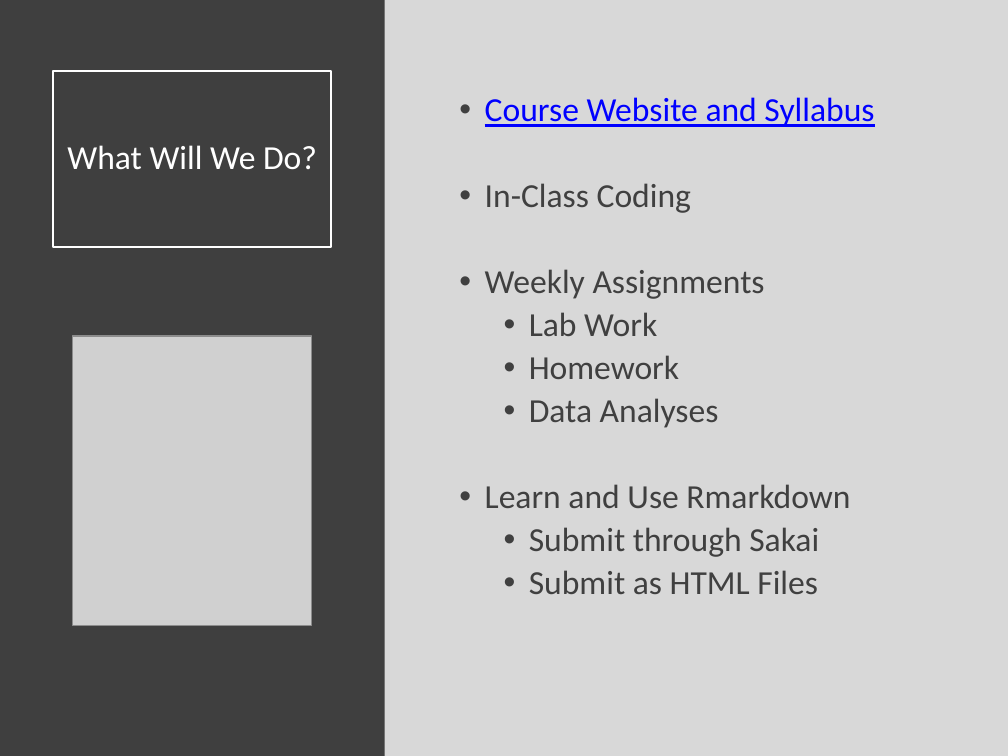
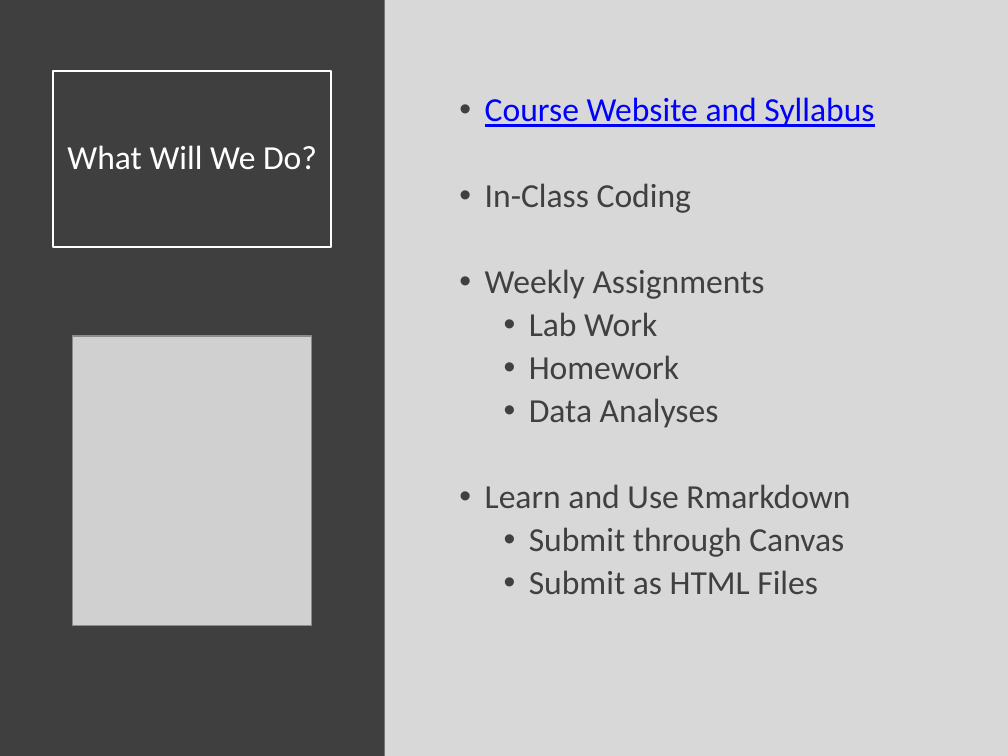
Before and after one commit to SuperMarioGiacomazzo/STOR320_WEBSITE, a slide deck: slide 6 of Lecture/Introduction/Intro_Lecture.pptx. Drawn at 1008x756 pixels with LibreOffice and Linux fonts; fonts in the diff are those of the drawing; grey boxes stand for pictures. Boxes give left, top, right and bottom in pixels: in the first picture for what was removed or moved away, otherwise in the second. Text is boxed around its words. In the diff, an @@ line names an element or a change of style, - is before the commit and + after.

```diff
--- a/Lecture/Introduction/Intro_Lecture.pptx
+++ b/Lecture/Introduction/Intro_Lecture.pptx
@@ text at [529,527,844,557]: text changed @@
-  • Submit through Sakai
+  • Submit through Canvas
```
Also in this commit, not shown: 1 other file.
